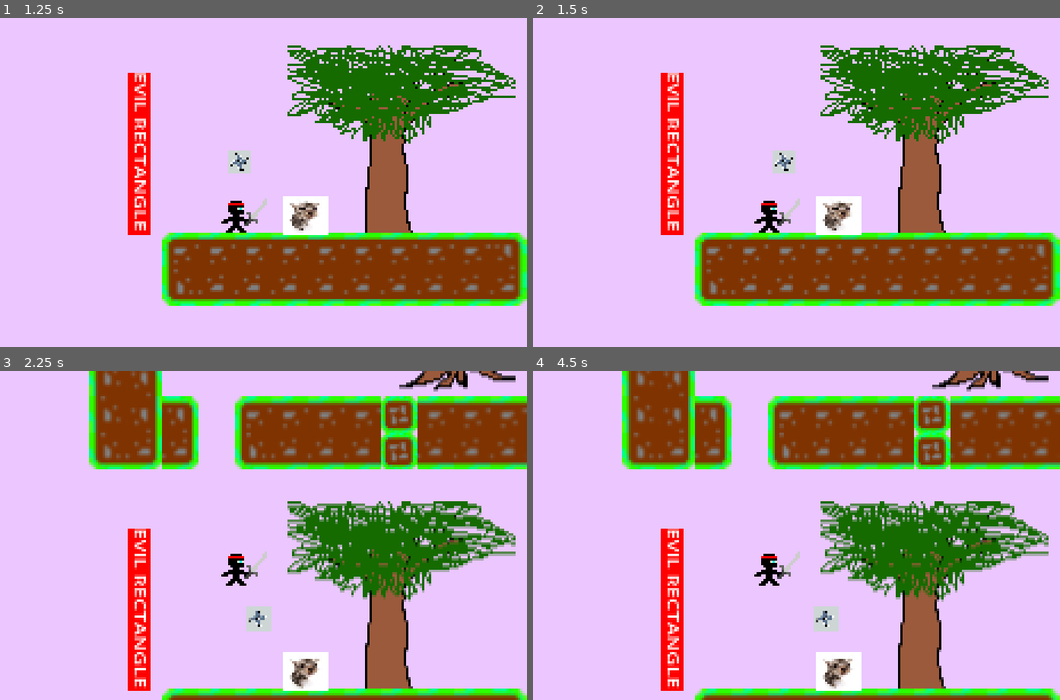
Above: before the commit, frames 1-4 (two rows, left to right).
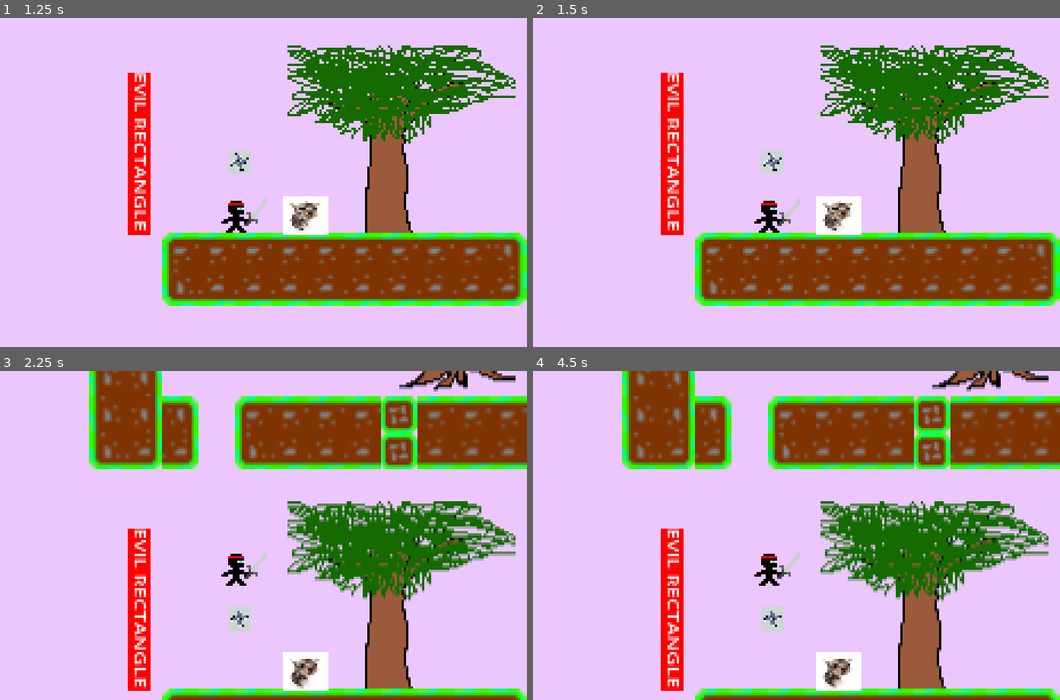
Above: after the commit, the same moments.

Repository: Compsand/celesteMATEMATIIKKA
Game: Godot game, scene res://scenes/Menu.tscn
Same seed, same stepped clock (60 frames per second), same inputs: the game is played once before the commit and once after it.
Inputs:
- Up to frame 1 (1.25 s): click "Start the game" at 0.5 s
- Up to frame 2 (1.5 s): tap Enter at 1.25 s; tap X (shoot) at 1.35 s
- Up to frame 3 (2.25 s): tap Space at 2 s; tap X (shoot) at 2.1 s
- Up to frame 4 (4.5 s): tap X (shoot) at 2.85, 3.6, 4.35 s; tap Enter at 3.5 s; tap Space at 4.25 s

Frame 1 is identical in both runs. In frame 2, 0.4% of the frame differs, in the area x 43-50%, y 40-48%; in frame 3, 0.6%; in frame 4, 0.7%, in the area x 43-59%, y 71-80%.
Error before the commit: Invalid access to property or key 'flip_h' on a base object of type 'null instance'. (res://scenes/shouriken.gd:6)
Error after the commit: Parse Error: Identifier "left" not declared in the current scope. (res://scenes/shouriken.gd:12)

Commit message:
not working shouriken 2

Diff:
--- a/scenes/shouriken.gd
+++ b/scenes/shouriken.gd
@@ -3,7 +3,9 @@
 
 var SPEED = 300.0
 
-var left = $/testLevel/player/Ninja.flip_h
+# do the new input shot right , when second button is pressed
+# also do the new input for left we make workaround
+
 
 func _physics_process(delta: float) -> void:
 	if Input.is_action_just_pressed("shoot"):
